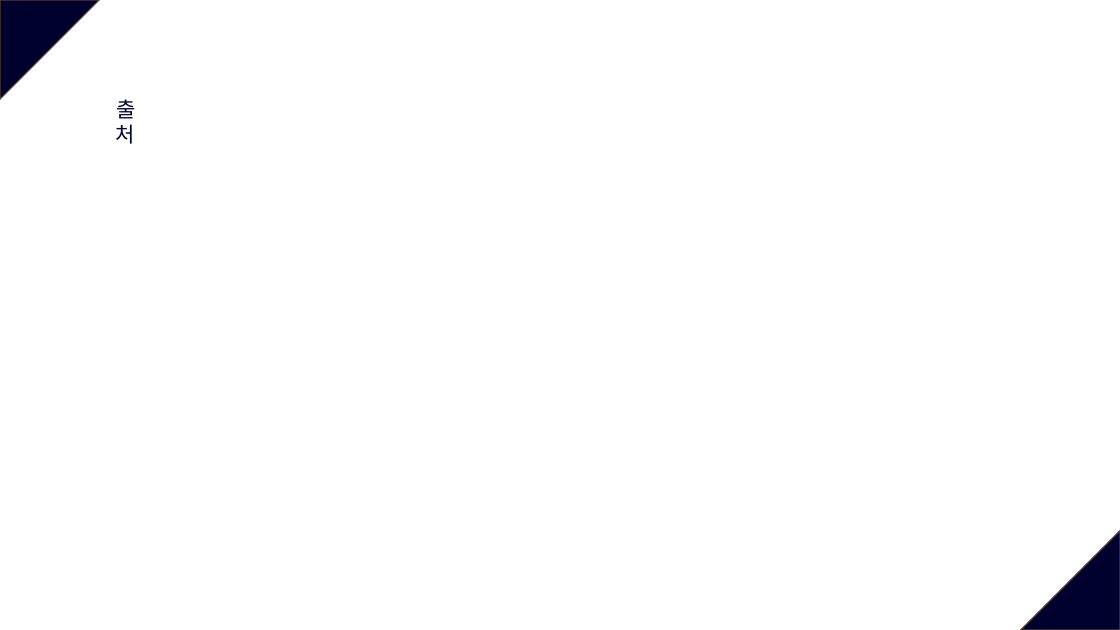
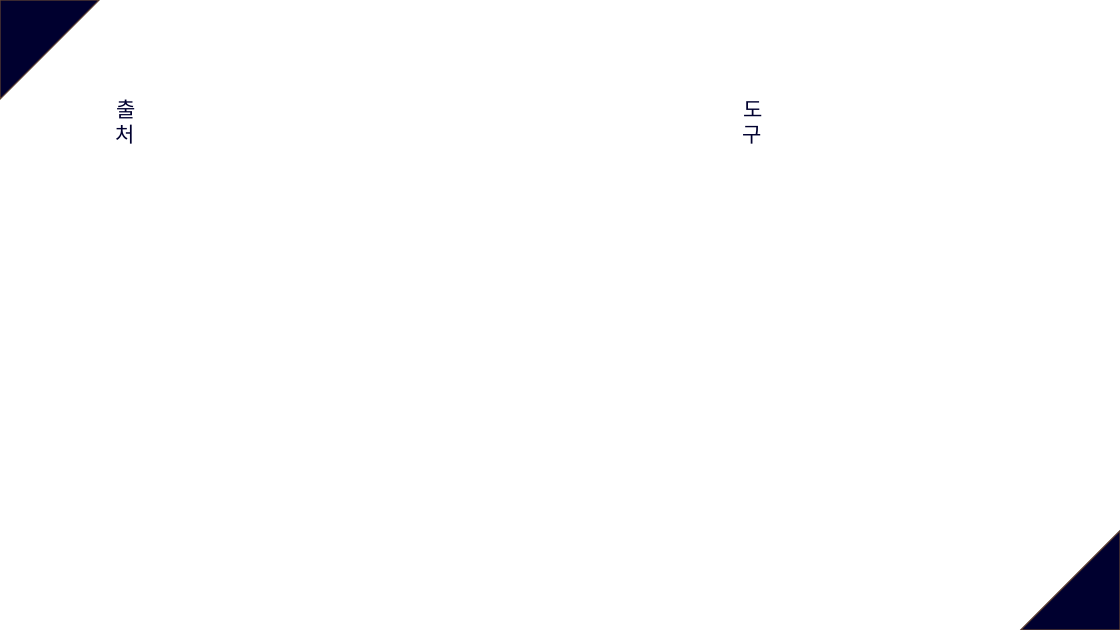
Before and after one commit to so-jeong0127/6-project, a slide deck: slide 15 of 6조_외부환경영향.pptx. Drawn at 1120x630 pixels with LibreOffice and Linux fonts; fonts in the diff are those of the drawing. Boxes give left, top, right and bottom in pixels: in the first picture for what was removed or moved away, otherwise in the second. Text is boxed around its words. In the diff, an @@ line names an element or a change of style, - is before the commit and + after.

```diff
--- a/6조_외부환경영향.pptx
+++ b/6조_외부환경영향.pptx
@@ text added at box(743, 101, 763, 144), 18 pt, text #00002F @@
+도구
```
Also in this commit, not shown: 7 other slides changed.
